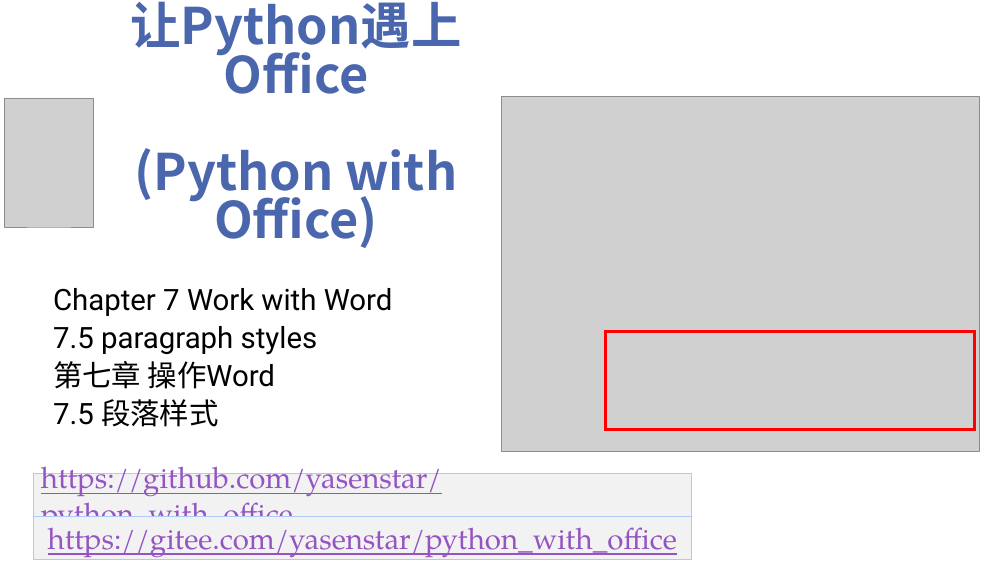
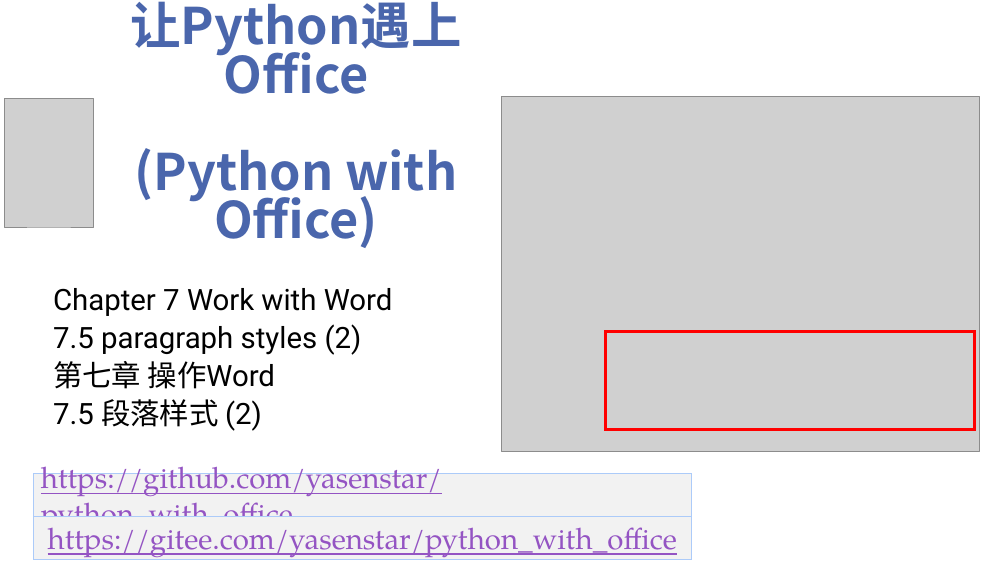
Before and after one commit to yasenstar/python_with_office, a slide deck: slide 46 of Python-with-Office-Video_Covers.pptx. Drawn at 1008x567 pixels with LibreOffice and Linux fonts; fonts in the diff are those of the drawing; grey boxes stand for pictures; background and template pictures are left out. Boxes give left, top, right and bottom in pixels: in the first picture for what was removed or moved away, otherwise in the second. Text is boxed around its words. In the diff, an @@ line names an element or a change of style, - is before the commit and + after.

```diff
--- a/Python-with-Office-Video_Covers.pptx
+++ b/Python-with-Office-Video_Covers.pptx
@@ subtitle at (53, 324, 362, 355): text changed @@
-7.5 paragraph styles
+7.5 paragraph styles (2)
@@ subtitle at (53, 399, 262, 431): text changed @@
-7.5 段落样式
+7.5 段落样式 (2)
```
Also in this commit, not shown: 1 other slide changed, 2 slides added, 1 other file.
